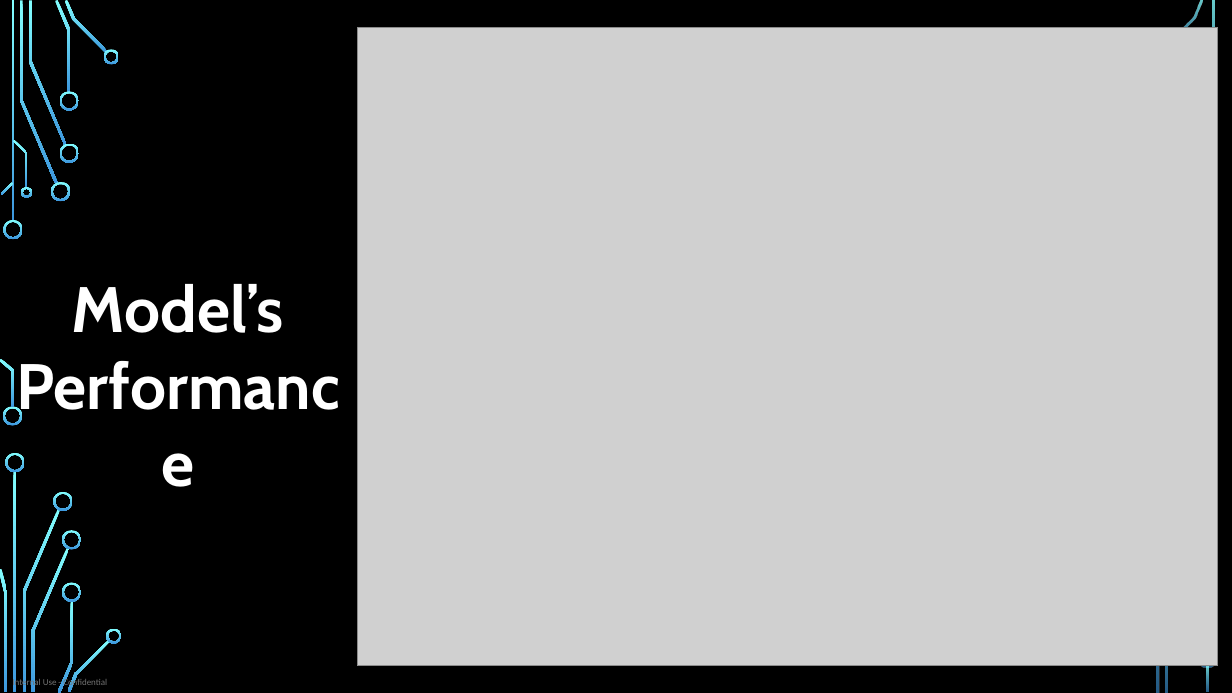
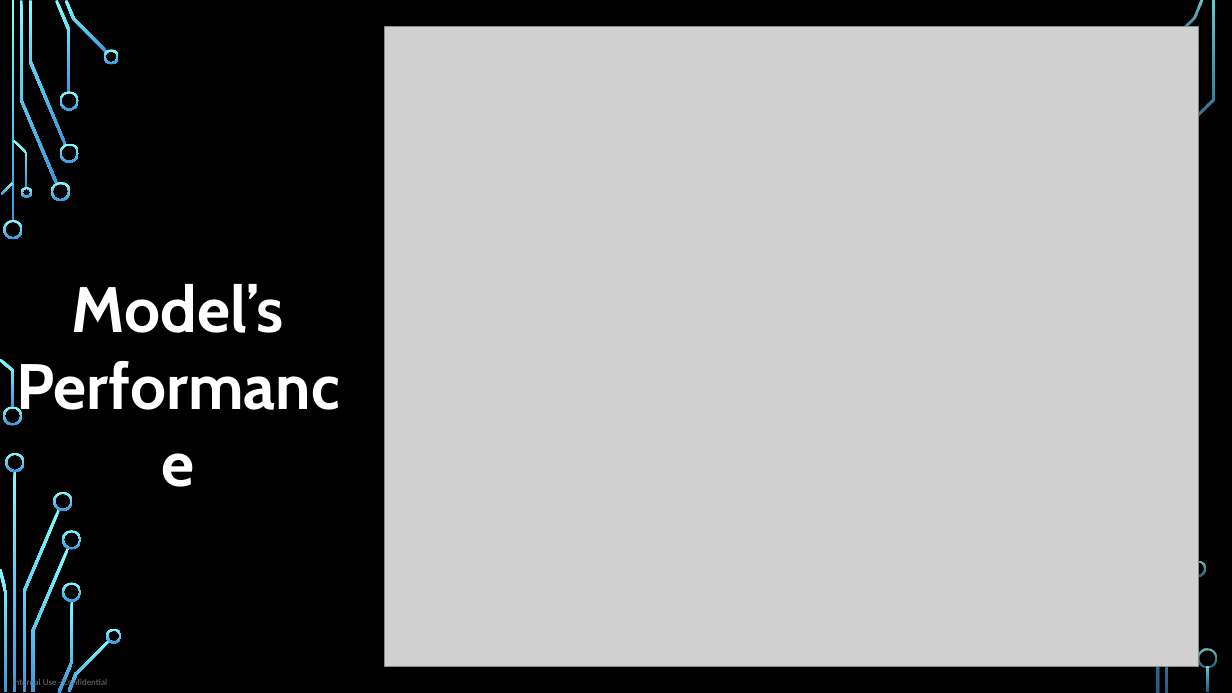
Before and after one commit to WooiLing94/WLCapstoneProject, a slide deck: slide 16 of LOB Cuskit Launch Dashboard.pptx (slide 15 before the commit). Drawn at 1232x693 pixels with LibreOffice and Linux fonts; fonts in the diff are those of the drawing; grey boxes stand for pictures; background and template pictures are left out. Boxes give left, top, right and bottom in pixels: in the first picture for what was removed or moved away, otherwise in the second. Text is boxed around its words. In the diff, an @@ line names an element or a change of style, - is before the commit and + after.

```diff
--- a/LOB Cuskit Launch Dashboard.pptx
+++ b/LOB Cuskit Launch Dashboard.pptx
@@ picture: place and size @@
-picture at box(358, 27, 1219, 665)
+picture at box(385, 27, 1199, 666)
@@ freeform shape added at box(1190, 561, 1206, 577), fill gradient #82FFFF to #3D97DE @@
```
Also in this commit, not shown: 2 other slides changed, 2 slides added, 2 other files.
